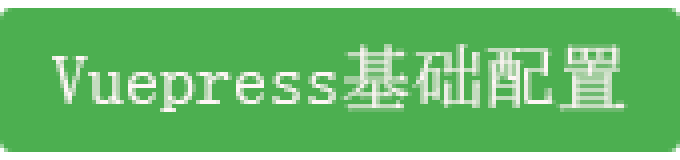
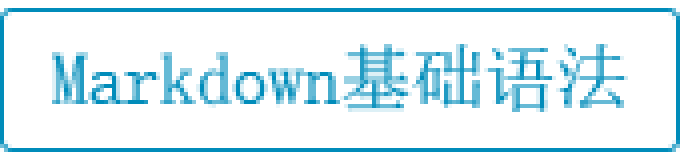
The second 680×160 image is a revision of the first. Changes to its layers:
renamed "Vuepress基础配置" to "Markdown基础语法", painted on it over [52, 44, 628, 112]
hid "圆角矩形 1 拷贝", painted on it over [0, 8, 680, 152]
showed "圆角矩形 1", painted on it over [0, 8, 680, 152]
